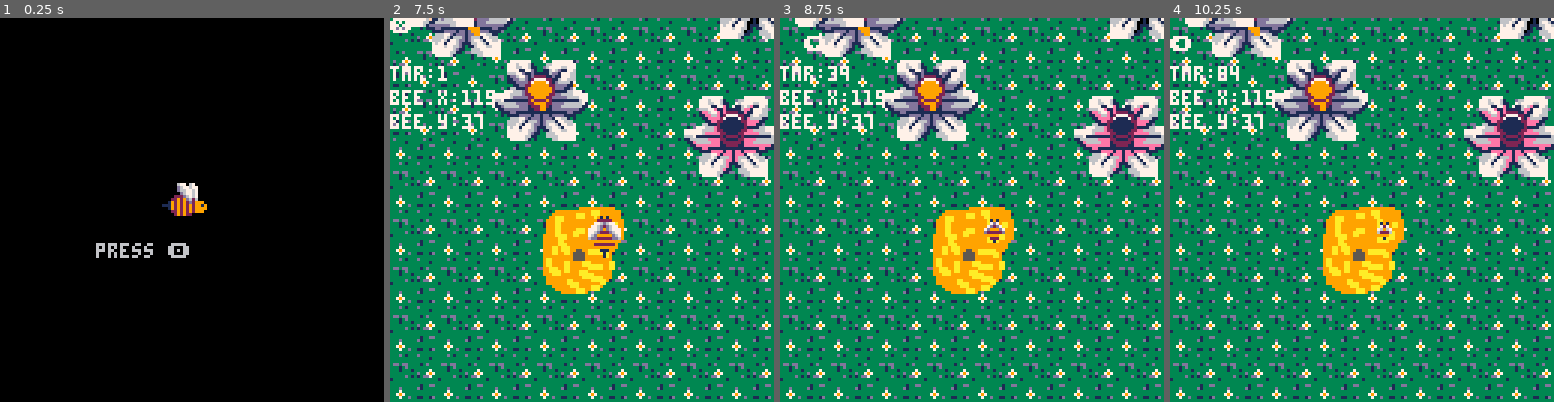
Above: before the commit, frames 1-4 (left to right).
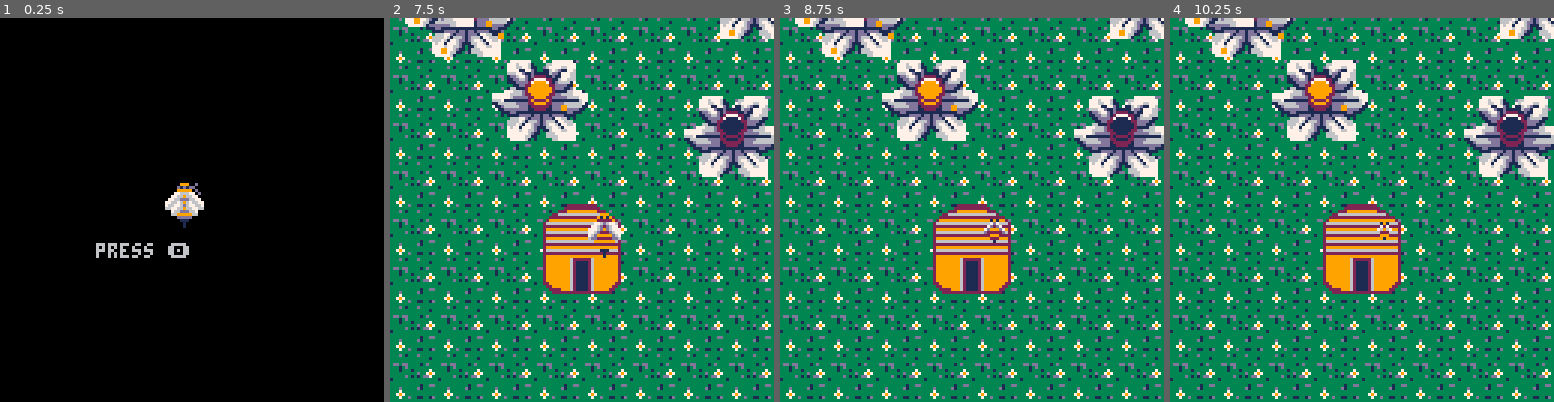
Above: after the commit, the same moments.

Repository: Amustache/beezz
Game: PICO-8 cartridge main.p8
Same seed, same stepped clock (60 frames per second), same inputs: the game is played once before the commit and once after it.
Inputs:
- Up to frame 1 (0.25 s): no input
- Up to frame 2 (7.5 s): tap X (X key) at 0.33, 1.07, 1.85, 2.97, 4.08, 5.2, 6.32, 7.43 s; tap O (Z key) at 0.7, 1.7, 2.1, 2.5, 2.9, 3.3, 3.7, 4.1, 4.5, 4.9, 5.3, 5.7, 6.1, 6.5, 6.9, 7.3 s; hold Right 1.6-2.1 s; hold Up 2.15-2.42 s; hold Right 2.47-3.03 s; hold Left 3.08-3.58 s; hold Down 3.63-3.97 s; hold Right 4.02-4.68 s; hold Up 4.73-5.03 s; hold Left 5.08-5.68 s; hold Down 5.73-6.03 s; hold Right 6.08-6.58 s; hold Right 6.63-7.13 s; hold Up 7.18-7.45 s
- Up to frame 3 (8.75 s): hold Right 7.5-8.07 s; tap O (Z key) at 7.7, 8.1, 8.5 s; hold Left 8.12-8.62 s; tap X (X key) at 8.55 s; hold Down from 8.67 s (still down)
- Up to frame 4 (10.25 s): tap O (Z key) every 0.4 s from 8.9 to 10.1 s; release Down at 9 s; hold Right 9.05-9.72 s; tap X (X key) at 9.67 s; hold Up 9.77-10.07 s; hold Left from 10.12 s (still down)

The runs differ from the first frame. In frame 1, 0.7% of the frame differs, in the area x 42-54%, y 42-55%; in frame 2, 6.7%; in frame 3, 7.0%; in frame 4, 7.1%, in the area x 0-100%, y 0-72%.

Commit message:
working map, rearranged tileset, yay

Diff:
--- a/main.p8
+++ b/main.p8
@@ -90,7 +90,7 @@
   y=64,
   box={x1=1,y1=1,x2=14,y2=14},  -- collision box
   sp=0,  -- current sprite
-  sp_st=0,  -- first sprite of the animation
+  sp_st=10,  -- first sprite of the animation
   sp_sz=2,  -- sprite size
   flp_x=false,  -- should the sprite be flipped horizontally
   flp_y=false,  -- should the sprite be flipped vertically
@@ -128,6 +128,9 @@
 
 -- ** intro ** --
 function intro_init()
+ player_init()
+ bees_init()
+
  intro_msg_set(1)
 
  _update=nil
@@ -142,14 +145,7 @@
   _draw=dtb_draw
 
   dtb_disp("⬅️,➡️,⬆️,⬇️:move;              ❎:action (forage, talk, ..); 🅾️:choose/end dialogue")
-  dtb_disp("press 🅾️ to start",function()
-   player_init()
-   bees_init()
-   exploration_init()
-   music(0)
-   _update=exploration_update
-   _draw=exploration_draw
-  end)
+  dtb_disp("press 🅾️ to start",exploration_init)
  end
 end
 -->8
@@ -171,9 +167,9 @@
    x=flr(rnd(map_width-32)+16),  -- x,y coordinates
    y=flr(rnd(map_height-32)+10),
    box={x1=2,y1=3,x2=29,y2=29},  -- collision box
-   sp=42,  -- current sprite
+   sp=74,  -- current sprite
    sp_bs_clr=13,  -- base color, used to change the color
-   sp_clr=flr(rnd(4)+13),  -- final color
+   sp_clr=13,--flr(rnd(4)+13),  -- final color
    sp_sz=4,  -- sprite size
    pln=flr(rnd(6))  -- polen quantity
   })
@@ -220,6 +216,10 @@
 
  -- reset internal timer
  p.tmr=0
+
+ music(0)
+ _update=exploration_update
+ _draw=exploration_draw
 end
 
 -- ** exploration - updating ** --
@@ -379,7 +379,6 @@
 
 -- ** exploration - drawing ** --
 function bee_draw(bee)
- print(bee.name,5,5,5)
  spr(bee.sp,bee.x,bee.y,bee.sp_sz,bee.sp_sz,bee.flp_x,bee.flp_y)
 end
 
@@ -401,10 +400,13 @@
  if(f.pln > 0) then
   for i=1,f.pln do
    -- beautiful polen bits...
-   pset(f.x+4*f.sp_sz+i*.8,f.y+4*f.sp_sz+i*.7,9)
-   pset(1+f.x+4*f.sp_sz+i*.8,f.y+4*f.sp_sz+i*.7,9)
-   pset(f.x+4*f.sp_sz+i*.8,1+f.y+4*f.sp_sz+i*.7,9)
-   pset(1+f.x+4*f.sp_sz+i*.8,1+f.y+4*f.sp_sz+i*.7,9)
+   modificator_x=(6+(i*17))%(f.sp_sz*8)
+   modificator_y=(7+(i*41))%(f.sp_sz*8)
+
+   pset(f.x+modificator_x,f.y+modificator_y,9)
+   pset(1+f.x+modificator_x,f.y+modificator_y,9)
+   pset(f.x+modificator_x,1+f.y+modificator_y,9)
+   pset(1+f.x+modificator_x,1+f.y+modificator_y,9)
   end
  end
 end
@@ -416,8 +418,12 @@
  -- set the camera to the current location
  camera(cam_x, cam_y)
 
- -- draw the entire map -- todo
- map(0, 0, 0, 0, 48, 48)
+ -- draw the entire map
+ for i=0,map_width/16 do
+  for j=0,map_width/16 do
+   map(24, 0, 16*i, 16*j, 2, 2)
+  end
+ end
 
  -- hive
  hive_draw()
@@ -433,8 +439,6 @@
 
  -- textboxes
  dtb_draw()
-
- debug_infos(0,0)
 end
 -->8
 -- story
@@ -1099,53 +1103,38 @@
 
 
 
-…(15 lines of a section not shown)…
 __map__
-4445444544454445444544454445444544454445444544454445444544454445444544454445444544454445444544454041404140414041404140414041404140414041404140414041404140414041000000000000000000000000000000000000000000000000000000000000000000000000000000000000000000000000
-5455545554555455545554555455545554555455545554555455545554555455545554555455545554555455545554555051505150515051505150515051505150515051505150515051505150515051000000000000000000000000000000000000000000000000000000000000000000000000000000000000000000000000
-4445444544454445444544454445444544454445444544454445444544454445444544454445444544454445444544454243424342434243424342434243424342434243424342434243424342434243000000000000000000000000000000000000000000000000000000000000000000000000000000000000000000000000
-5455545554555455545554555455545554555455545554555455545554555455545554555455545554555455545554555253525352535253525352535253525352535253525352535253525352535253000000000000000000000000000000000000000000000000000000000000000000000000000000000000000000000000
-4445444544454445444544454445444544454445444544454445444544454445444544454445444544454445444544454041404140414041404140414041404140414041404140414041404140414041000000000000000000000000000000000000000000000000000000000000000000000000000000000000000000000000
-5455545554555455545554555455545554555455545554555455545554555455545554555455545554555455545554555051505150515051505150515051505150515051505150515051505150515051000000000000000000000000000000000000000000000000000000000000000000000000000000000000000000000000
-4445444544454445444544454445444544454445444544454445444544454445444544454445444544454445444544454243424342434243424342434243424342434243424342434243424342434243000000000000000000000000000000000000000000000000000000000000000000000000000000000000000000000000
-5455545554555455545554555455545554555455545554555455545554555455545554555455545554555455545554555253525352535253525352535253525352535253525352535253525352535253000000000000000000000000000000000000000000000000000000000000000000000000000000000000000000000000
-4445444544454445444544454445444544454445444544454445444544454445444544454445444544454445444544454041404140414041404140414041404140414041404140414041404140414041000000000000000000000000000000000000000000000000000000000000000000000000000000000000000000000000
-5455545554555455545554555455545554555455545554555455545554555455545554555455545554555455545554555051505150515051505150515051505150515051505150515051505150515051000000000000000000000000000000000000000000000000000000000000000000000000000000000000000000000000
-4445444544454445444544454445444544454445444544454445444544454445444544454445444544454445444544454243424342434243424342434243424342434243424342434243424342434243000000000000000000000000000000000000000000000000000000000000000000000000000000000000000000000000
-5455545554555455545554555455545554555455545554555455545554555455545554555455545554555455545554555253525352535253525352535253525352535253525352535253525352535253000000000000000000000000000000000000000000000000000000000000000000000000000000000000000000000000
-4445444544454445444544454445444544454445444544454445444544454445444544454445444544454445444544454041404140414041404140414041404140414041404140414041404140414041000000000000000000000000000000000000000000000000000000000000000000000000000000000000000000000000
-5455545554555455545554555455545554555455545554555455545554555455545554555455545554555455545554555051505150515051505150515051505150515051505150515051505150515051000000000000000000000000000000000000000000000000000000000000000000000000000000000000000000000000
-4445444544454445444544454445444544454445444544454445444544454445444544454445444544454445444544454243424342434243424342434243424342434243424342434243424342434243000000000000000000000000000000000000000000000000000000000000000000000000000000000000000000000000
-5455545554555455545554555455545554555455545554555455545554555455545554555455545554555455545554555253525352535253525352535253525352535253525352535253525352535253000000000000000000000000000000000000000000000000000000000000000000000000000000000000000000000000
-4445444544454445444544454445444544454445444544454445444544454445444544454445444544454445444544452f2f2f2f2f2f2f2f2f2f2f2f2f00000000000000000000000000000000000000000000000000000000000000000000000000000000000000000000000000000000000000000000000000000000000000
-5455545554555455545554555455545554555455545554555455545554555455545554555455545554555455545554552f2f2f2f2f2f2f2f2f2f2f2f2f00000000000000000000000000000000000000000000000000000000000000000000000000000000000000000000000000000000000000000000000000000000000000
-4445444544454445444544454445444544454445444544454445444544454445444544454445444544454445444544452f2f2f2f2f2f2f2f2f2f2f2f2f00000000000000000000000000000000000000000000000000000000000000000000000000000000000000000000000000000000000000000000000000000000000000
-5455545554555455545554555455545554555455545554555455545554555455545554555455545554555455545554552f2f2f2f2f2f2f2f2f2f2f2f2f00000000000000000000000000000000000000000000000000000000000000000000000000000000000000000000000000000000000000000000000000000000000000
-4445444544454445444544454445444544454445444544454445444544454445444544454445444544454445444544452f2f2f2f2f2f2f2f2f2f2f2f2f00000000000000000000000000000000000000000000000000000000000000000000000000000000000000000000000000000000000000000000000000000000000000
-5455545554555455545554555455545554555455545554555455545554555455545554555455545554555455545554552f2f2f2f2f2f2f2f2f2f2f2f2f00000000000000000000000000000000000000000000000000000000000000000000000000000000000000000000000000000000000000000000000000000000000000
-4445444544454445444544454445444544454445444544454445444544454445444544454445444544454445444544452f2f2f2f2f2f2f2f2f2f2f2f2f00000000000000000000000000000000000000000000000000000000000000000000000000000000000000000000000000000000000000000000000000000000000000
-5455545554555455545554555455545554555455545554444544455554555455545554555455545554555455545554552f2f2f2f2f2f2f2f2f2f2f2f2f00000000000000000000000000000000000000000000000000000000000000000000000000000000000000000000000000000000000000000000000000000000000000
-4445444544454445444544454445444544454445444544545554554544454445444544454445444544454445444544452f2f2f2f2f2f2f2f2f2f2f2f2f00000000000000000000000000000000000000000000000000000000000000000000000000000000000000000000000000000000000000000000000000000000000000
-5455545554555455545554555455545554555455545554444544455554555455545554555455545554555455545554552f2f2f2f2f2f2f2f2f2f2f2f2f00000000000000000000000000000000000000000000000000000000000000000000000000000000000000000000000000000000000000000000000000000000000000
-4445444544454445444544454445444544454445444544545554554544454445444544454445444544454445444544452f2f2f2f2f2f2f2f2f2f2f2f2f00000000000000000000000000000000000000000000000000000000000000000000000000000000000000000000000000000000000000000000000000000000000000
-5455545554555455545554555455545554555455545554555455545554555455545554555455545554555455545554552f2f2f2f2f2f2f2f2f2f2f2f2f00000000000000000000000000000000000000000000000000000000000000000000000000000000000000000000000000000000000000000000000000000000000000
-4445444544454445444544454445444544454445444544454445444544454445444544454445444544454445444544452f2f2f2f2f2f2f2f2f2f2f2f2f00000000000000000000000000000000000000000000000000000000000000000000000000000000000000000000000000000000000000000000000000000000000000
-5455545554555455545554555455545554555455545554555455545554555455545554555455545554555455545554552f2f2f2f2f2f2f2f2f2f2f2f2f00000000000000000000000000000000000000000000000000000000000000000000000000000000000000000000000000000000000000000000000000000000000000
-4445444544454445444544454445444544454445444544454445444544454445444544454445444544454445444544452f2f2f2f2f2f2f2f2f2f2f2f2f00000000000000000000000000000000000000000000000000000000000000000000000000000000000000000000000000000000000000000000000000000000000000
+4e4f4e4f4e4f4e4f4e4f4e4f4e4f4e4f4e4f4e4f4e4f4e4f8e8f000000000000000000000000000000000000000000000000000000000000000000000000000000000000000000000000000000000000000000000000000000000000000000000000000000000000000000000000000000000000000000000000000000000000
+5e5f5e5f5e5f5e5f5e5f5e5f5e5f5e5f5e5f5e5f5e5f5e5f9e9f000000000000000000000000000000000000000000000000000000000000000000000000000000000000000000000000000000000000000000000000000000000000000000000000000000000000000000000000000000000000000000000000000000000000
+6e6f6e6f6e6f6e6f6e6f6e6f6e6f6e6f6e6f6e6f6e6f6e6f0000000000000000000000000000000000000000000000000000000000000000000000000000000000000000000000000000000000000000000000000000000000000000000000000000000000000000000000000000000000000000000000000000000000000000
+7e7f7e7f7e7f7e7f7e7f7e7f7e7f7e7f7e7f7e7f7e7f7e7f0000000000000000000000000000000000000000000000000000000000000000000000000000000000000000000000000000000000000000000000000000000000000000000000000000000000000000000000000000000000000000000000000000000000000000
+4e4f4e4f4e4f4e4f4e4f4e4f4e4f4e4f4e4f4e4f4e4f4e4f0000000000000000000000000000000000000000000000000000000000000000000000000000000000000000000000000000000000000000000000000000000000000000000000000000000000000000000000000000000000000000000000000000000000000000
+5e5f5e5f5e5f5e5f5e5f5e5f5e5f5e5f5e5f5e5f5e5f5e5f0000000000000000000000000000000000000000000000000000000000000000000000000000000000000000000000000000000000000000000000000000000000000000000000000000000000000000000000000000000000000000000000000000000000000000
+6e6f6e6f6e6f6e6f6e6f6e6f6e6f6e6f6e6f6e6f6e6f6e6f0000000000000000000000000000000000000000000000000000000000000000000000000000000000000000000000000000000000000000000000000000000000000000000000000000000000000000000000000000000000000000000000000000000000000000
+7e7f7e7f7e7f7e7f7e7f7e7f7e7f7e7f7e7f7e7f7e7f7e7f0000000000000000000000000000000000000000000000000000000000000000000000000000000000000000000000000000000000000000000000000000000000000000000000000000000000000000000000000000000000000000000000000000000000000000
+4e4f4e4f4e4f4e4f4e4f4e4f4e4f4e4f4e4f4e4f4e4f4e4f0000000000000000000000000000000000000000000000000000000000000000000000000000000000000000000000000000000000000000000000000000000000000000000000000000000000000000000000000000000000000000000000000000000000000000
+5e5f5e5f5e5f5e5f5e5f5e5f5e5f5e5f5e5f5e5f5e5f5e5f0000000000000000000000000000000000000000000000000000000000000000000000000000000000000000000000000000000000000000000000000000000000000000000000000000000000000000000000000000000000000000000000000000000000000000
+6e6f6e6f6e6f6e6f6e6f6e6f6e6f6e6f6e6f6e6f6e6f6e6f0000000000000000000000000000000000000000000000000000000000000000000000000000000000000000000000000000000000000000000000000000000000000000000000000000000000000000000000000000000000000000000000000000000000000000
+7e7f7e7f7e7f7e7f7e7f7e7f7e7f7e7f7e7f7e7f7e7f7e7f0000000000000000000000000000000000000000000000000000000000000000000000000000000000000000000000000000000000000000000000000000000000000000000000000000000000000000000000000000000000000000000000000000000000000000
+0000000000000000000000000000000000000000000000000000000000000000000000000000000000000000000000000000000000000000000000000000000000000000000000000000000000000000000000000000000000000000000000000000000000000000000000000000000000000000000000000000000000000000
+0000000000000000000000000000000000000000000000000000000000000000000000000000000000000000000000000000000000000000000000000000000000000000000000000000000000000000000000000000000000000000000000000000000000000000000000000000000000000000000000000000000000000000
+0000000000000000000000000000000000000000000000000000000000000000000000000000000000000000000000000000000000000000000000000000000000000000000000000000000000000000000000000000000000000000000000000000000000000000000000000000000000000000000000000000000000000000
+0000000000000000000000000000000000000000000000000000000000000000000000000000000000000000000000000000000000000000000000000000000000000000000000000000000000000000000000000000000000000000000000000000000000000000000000000000000000000000000000000000000000000000
+0000000000000000000000000000000000000000000000000000000000000000000000000000000000000000000000000000000000000000000000000000000000000000000000000000000000000000000000000000000000000000000000000000000000000000000000000000000000000000000000000000000000000000
+0000000000000000000000000000000000000000000000000000000000000000000000000000000000000000000000000000000000000000000000000000000000000000000000000000000000000000000000000000000000000000000000000000000000000000000000000000000000000000000000000000000000000000
+0000000000000000000000000000000000000000000000000000000000000000000000000000000000000000000000000000000000000000000000000000000000000000000000000000000000000000000000000000000000000000000000000000000000000000000000000000000000000000000000000000000000000000
+0000000000000000000000000000000000000000000000000000000000000000000000000000000000000000000000000000000000000000000000000000000000000000000000000000000000000000000000000000000000000000000000000000000000000000000000000000000000000000000000000000000000000000
+0000000000000000000000000000000000000000000000000000000000000000000000000000000000000000000000000000000000000000000000000000000000000000000000000000000000000000000000000000000000000000000000000000000000000000000000000000000000000000000000000000000000000000
+0000000000000000000000000000000000000000000000000000000000000000000000000000000000000000000000000000000000000000000000000000000000000000000000000000000000000000000000000000000000000000000000000000000000000000000000000000000000000000000000000000000000000000
+0000000000000000000000000000000000000000000000000000000000000000000000000000000000000000000000000000000000000000000000000000000000000000000000000000000000000000000000000000000000000000000000000000000000000000000000000000000000000000000000000000000000000000
+0000000000000000000000000000000000000000000000000000000000000000000000000000000000000000000000000000000000000000000000000000000000000000000000000000000000000000000000000000000000000000000000000000000000000000000000000000000000000000000000000000000000000000
+0000000000000000000000000000000000000000000000000000000000000000000000000000000000000000000000000000000000000000000000000000000000000000000000000000000000000000000000000000000000000000000000000000000000000000000000000000000000000000000000000000000000000000
+0000000000000000000000000000000000000000000000000000000000000000000000000000000000000000000000000000000000000000000000000000000000000000000000000000000000000000000000000000000000000000000000000000000000000000000000000000000000000000000000000000000000000000
+0000000000000000000000000000000000000000000000000000000000000000000000000000000000000000000000000000000000000000000000000000000000000000000000000000000000000000000000000000000000000000000000000000000000000000000000000000000000000000000000000000000000000000
+0000000000000000000000000000000000000000000000000000000000000000000000000000000000000000000000000000000000000000000000000000000000000000000000000000000000000000000000000000000000000000000000000000000000000000000000000000000000000000000000000000000000000000
+0000000000000000000000000000000000000000000000000000000000000000000000000000000000000000000000000000000000000000000000000000000000000000000000000000000000000000000000000000000000000000000000000000000000000000000000000000000000000000000000000000000000000000
+0000000000000000000000000000000000000000000000000000000000000000000000000000000000000000000000000000000000000000000000000000000000000000000000000000000000000000000000000000000000000000000000000000000000000000000000000000000000000000000000000000000000000000
+0000000000000000000000000000000000000000000000000000000000000000000000000000000000000000000000000000000000000000000000000000000000000000000000000000000000000000000000000000000000000000000000000000000000000000000000000000000000000000000000000000000000000000
 5455545554555455545554555455545554555455545554555455545554555455545554555455545554555455545554550000000000000000000000000000000000000000000000000000000000000000000000000000000000000000000000000000000000000000000000000000000000000000000000000000000000000000
 
 
Not shown, changed: 94 lines of the sprite sheet (__gfx__) section of main.p8
Not shown, added: current.png
Not shown, added: sprites2.png
